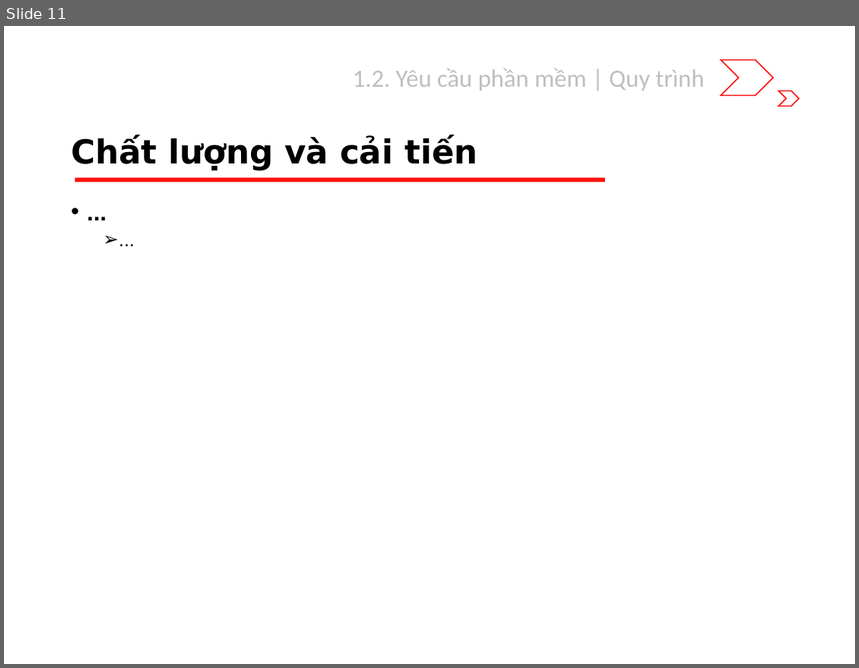
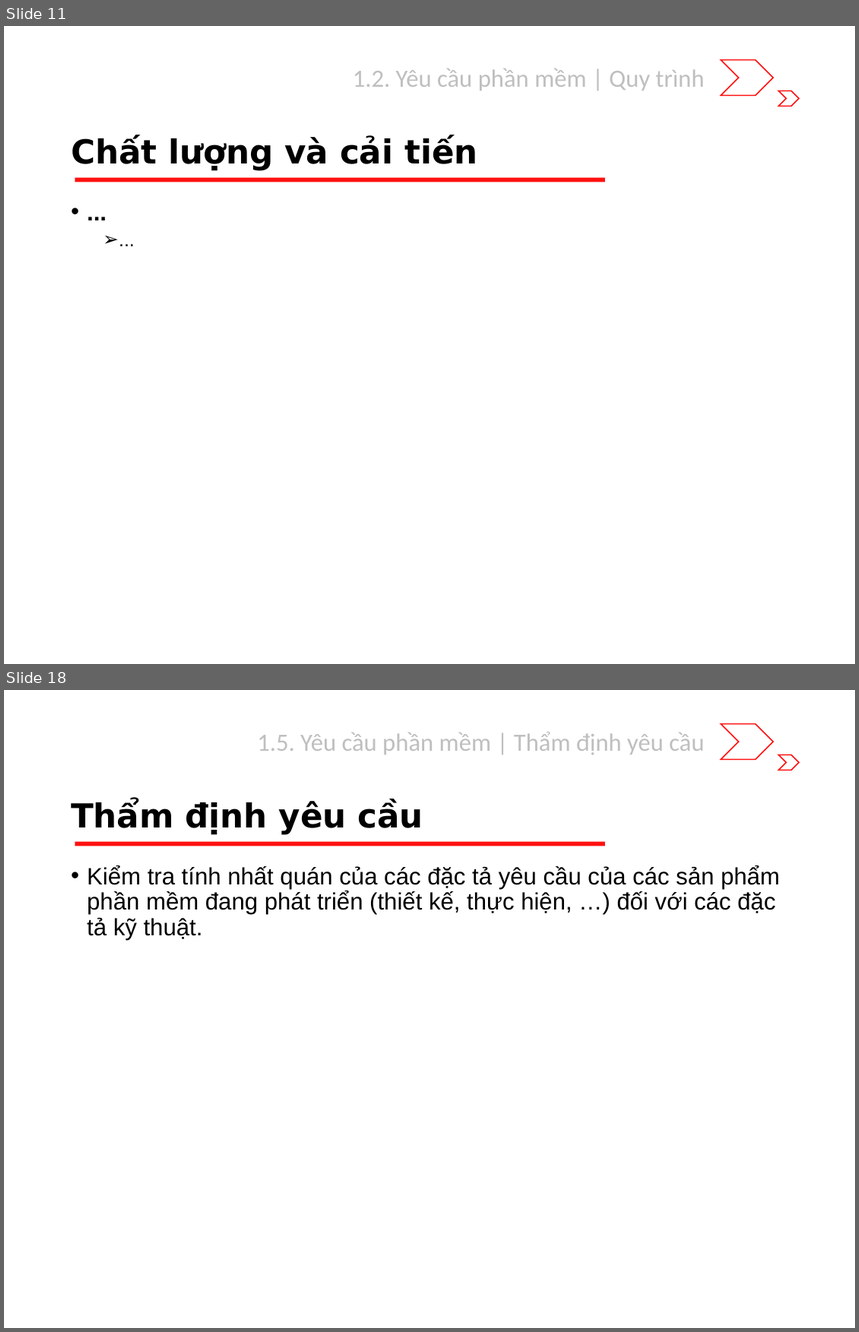
Before and after one commit to riverspart/uet-adv-sw-engineering, a slide deck: slide/dev/chapter_1/slide.pptx. Shown one above the other, each under a label of ours: slide 11 before the commit, slides 11 and 18 after it; the slides between them are not shown. The pictures are 859x668 and 859x1332 pixels, drawn with LibreOffice and Linux fonts; fonts in the diff are those of the drawing. Boxes give left, top, right and bottom in pixels: in the first picture for what was removed or moved away, otherwise in the second. Text is boxed around its words. In the diff, an @@ line names an element or a change of style, - is before the commit and + after.

```diff
--- a/slide/dev/chapter_1/slide.pptx
+++ b/slide/dev/chapter_1/slide.pptx
@@ slide 18 added at bbox=[4, 690, 855, 1328], background #FFFFFF; not listed: 3 template elements that a slide beside it also shows @@
@@ text added at bbox=[257, 732, 704, 755], 21 pt, text #BFBFBF @@
+1.5. Yêu cầu phần mềm | Thẩm định yêu cầu
@@ title added at bbox=[71, 801, 424, 835], 28 pt, text #000000, bold @@
+Thẩm định yêu cầu
@@ text added at bbox=[87, 866, 780, 940], 20 pt, text #000000 @@
+• Kiểm tra tính nhất quán của các đặc tả yêu cầu của các sản phẩm phần mềm đang phát triển (thiết kế, thực hiện, …) đối với các đặc tả kỹ thuật.
```
Also in this commit, not shown: 3 slides changed, 7 other slides added.
